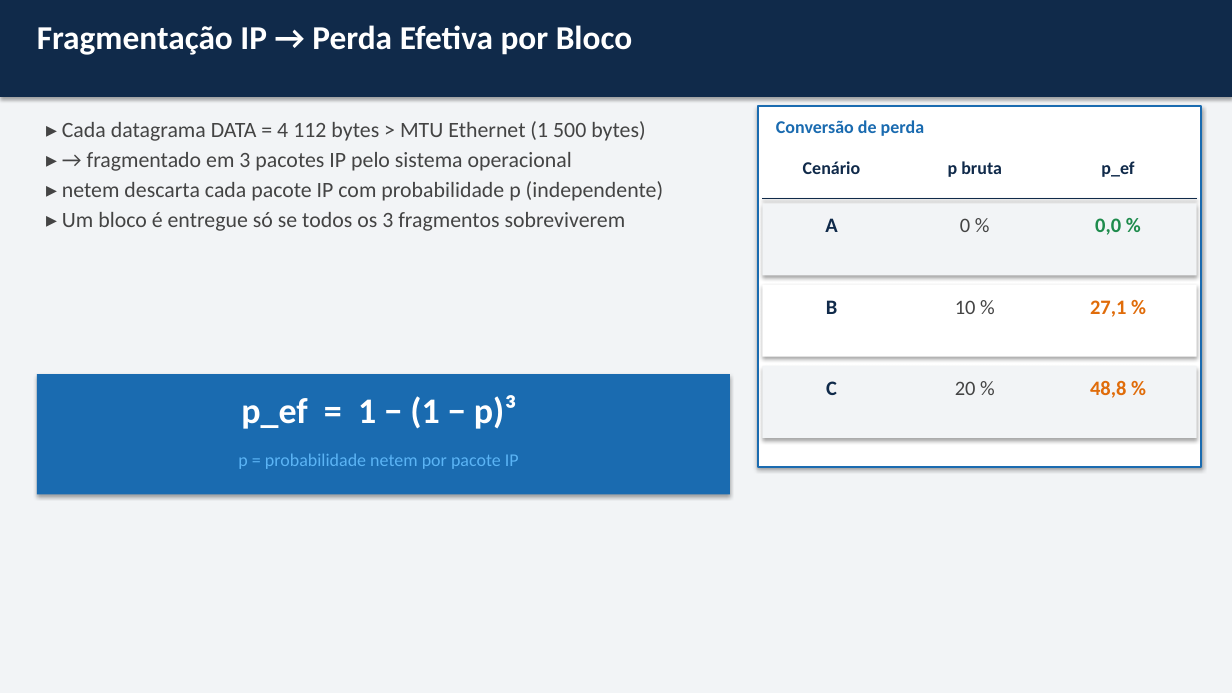
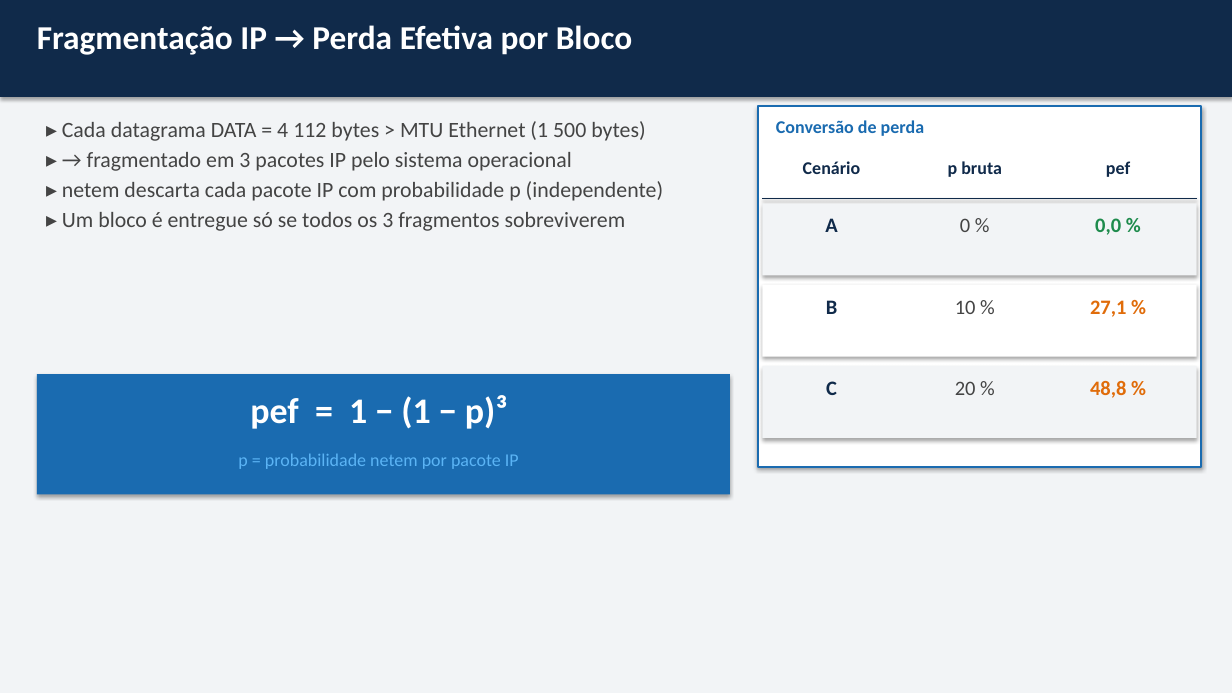
Before and after one commit to Anth0nYM/redes-de-computadores-dccmapi, a slide deck: slide 9 of paper/fase2_slides.pptx. Drawn at 1232x693 pixels with LibreOffice and Linux fonts; fonts in the diff are those of the drawing. Boxes give left, top, right and bottom in pixels: in the first picture for what was removed or moved away, otherwise in the second. Text is boxed around its words. In the diff, an @@ line names an element or a change of style, - is before the commit and + after.

```diff
--- a/paper/fase2_slides.pptx
+++ b/paper/fase2_slides.pptx
@@ text removed at (1101, 161, 1134, 177) @@
-p_ef
@@ text added at (1106, 161, 1130, 177), 14 pt, text #102A4A, bold @@
+pef
@@ text at (250, 395, 507, 429): text changed @@
-p_ef = 1 − (1 − p)³
+pef = 1 − (1 − p)³
```
Also in this commit, not shown: 11 other slides changed, 1 slide added, 3 other files.
